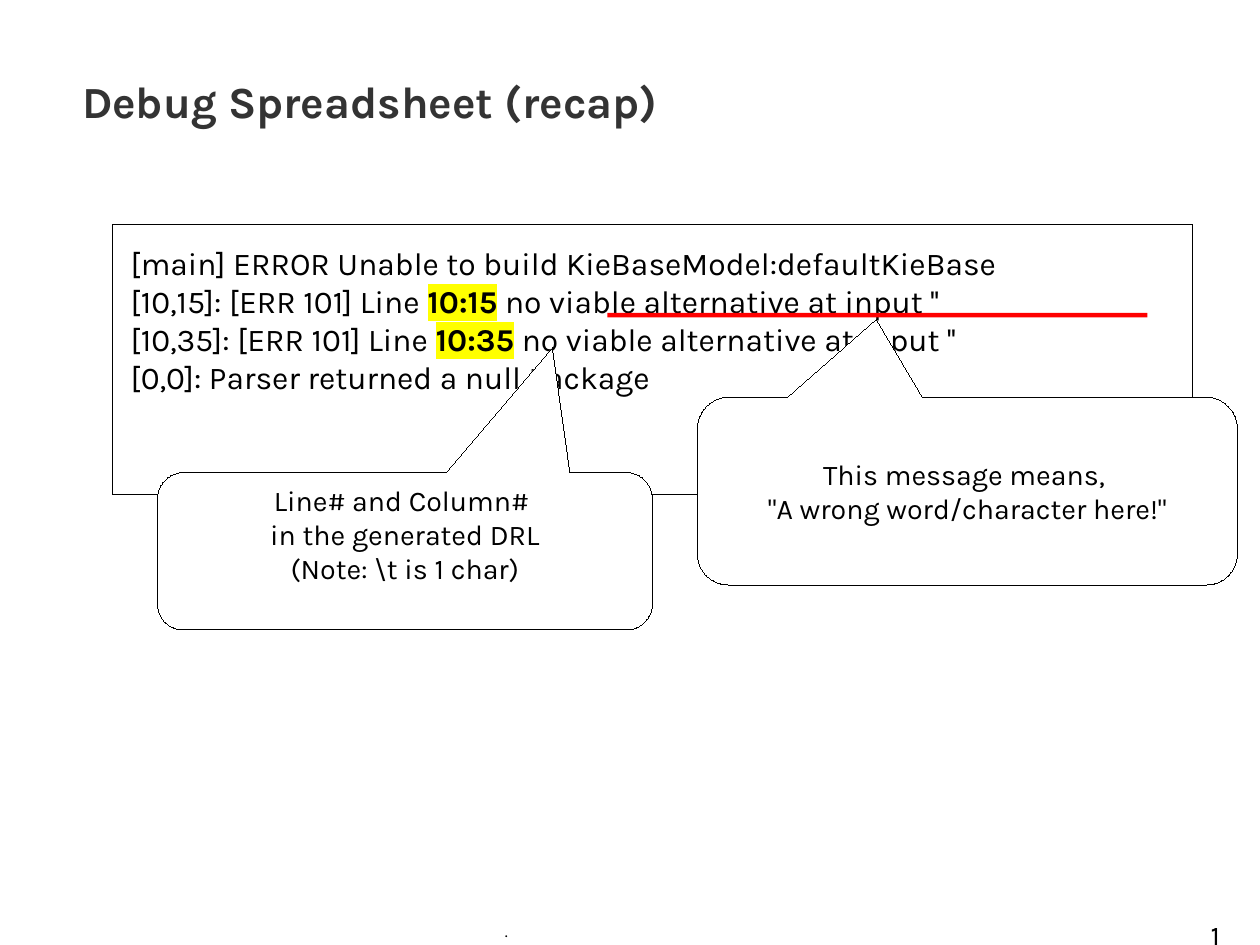
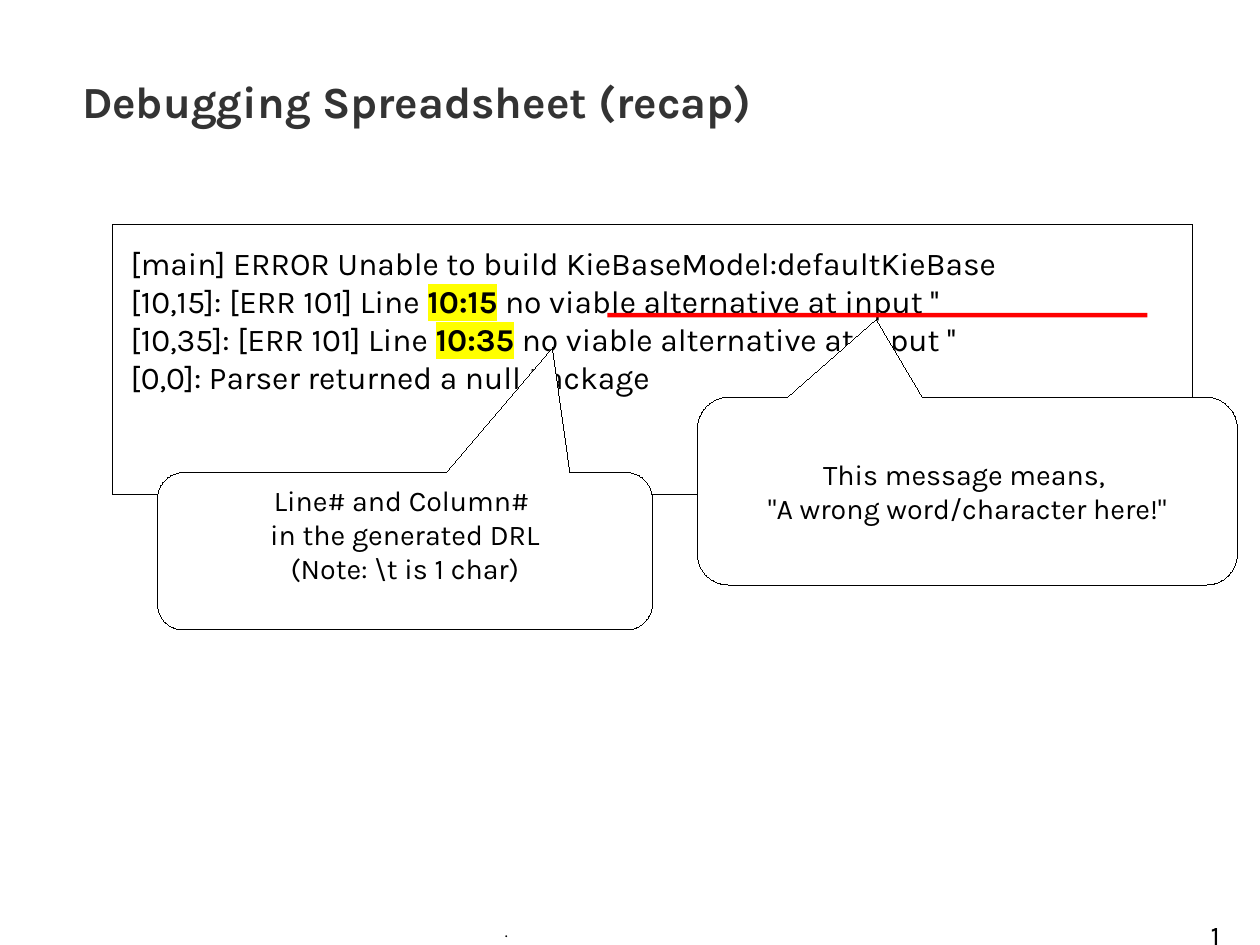
Before and after one commit to tkobayas/kie-live, a slide deck: slide 13 of 2021_Drools_trouble_shooting.odp. Drawn at 1260x945 pixels with LibreOffice and Linux fonts; fonts in the diff are those of the drawing; background and template pictures are left out. Boxes give left, top, right and bottom in pixels: in the first picture for what was removed or moved away, otherwise in the second. Text is boxed around its words. In the diff, an @@ line names an element or a change of style, - is before the commit and + after.

```diff
--- a/2021_Drools_trouble_shooting.odp
+++ b/2021_Drools_trouble_shooting.odp
@@ title at (x1=82, y1=84, x2=751, y2=129): text changed @@
-Debug Spreadsheet (recap)
+Debugging Spreadsheet (recap)
```
Also in this commit, not shown: 4 other slides changed.
